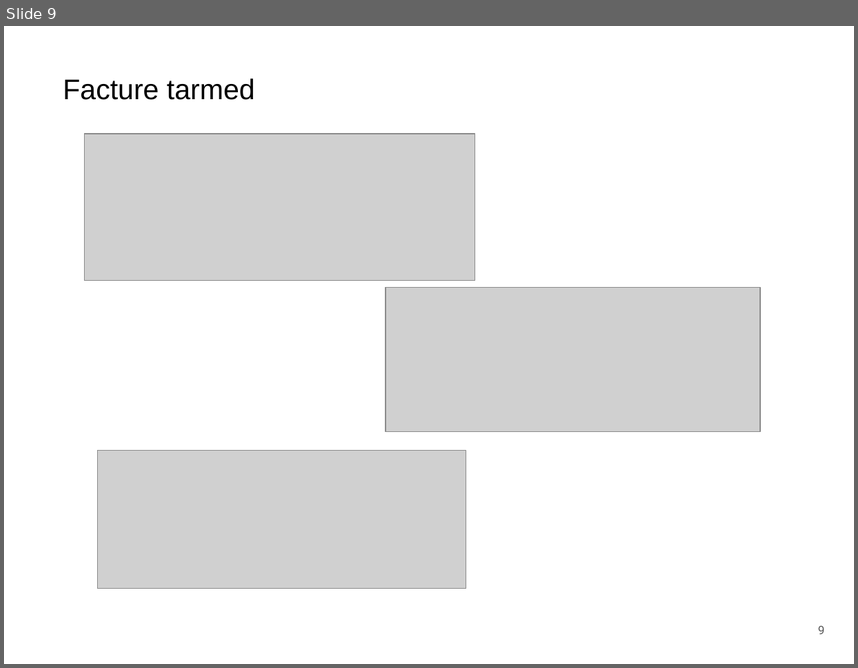
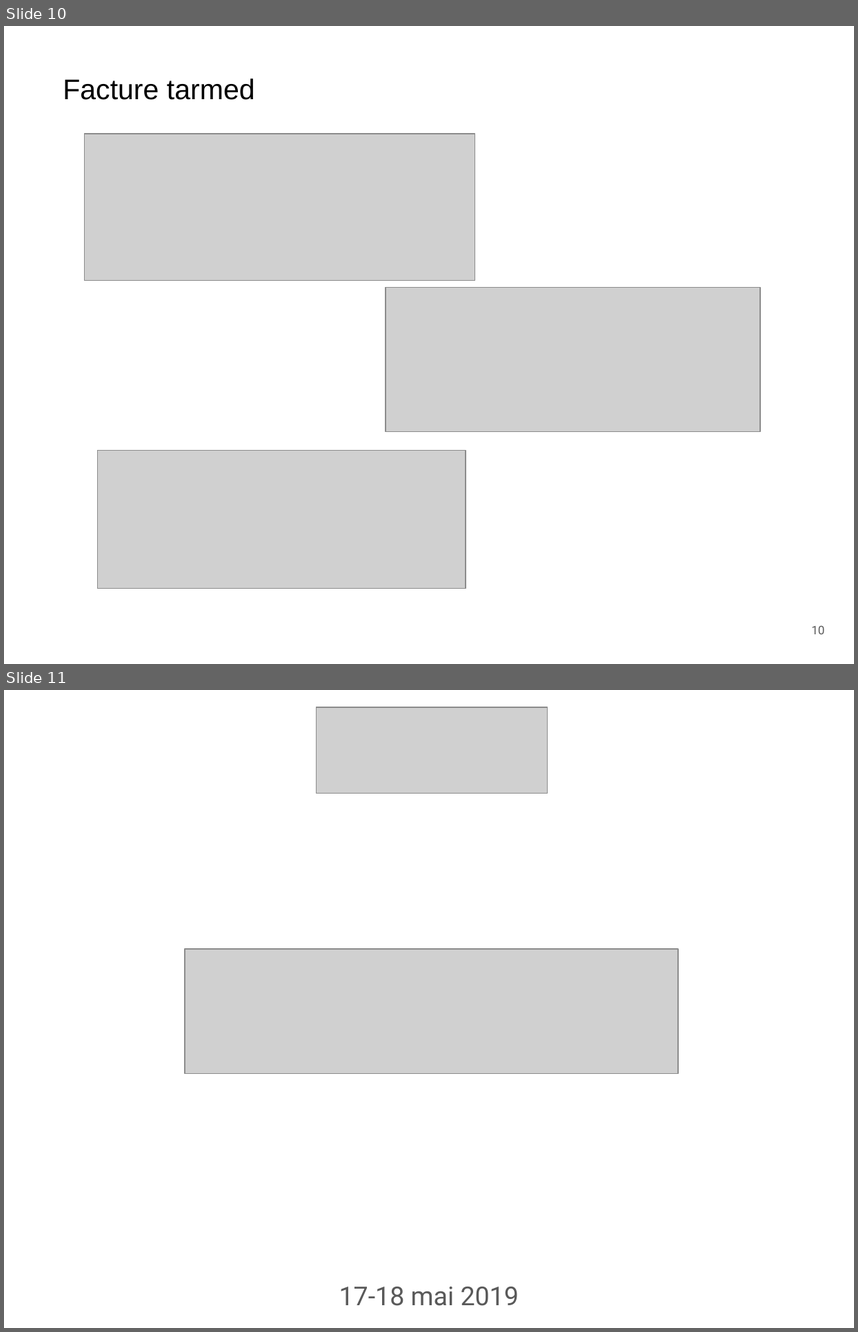
Before and after one commit to giodemaio/hackathonGM, a slide deck: GM IT Hackathon PITCH Doc Time.pptx. Shown one above the other, each under a label of ours: slide 9 before the commit, slides 10 and 11 after it. The pictures are 858x668 and 858x1332 pixels, drawn with LibreOffice and Linux fonts; fonts in the diff are those of the drawing; grey boxes stand for pictures; background and template pictures are left out. Boxes give left, top, right and bottom in pixels: in the first picture for what was removed or moved away, otherwise in the second. Text is boxed around its words. In the diff, an @@ line names an element or a change of style, - is before the commit and + after.

```diff
--- a/GM IT Hackathon PITCH Doc Time.pptx
+++ b/GM IT Hackathon PITCH Doc Time.pptx
@@ slide 11 added at (x1=4, y1=690, x2=854, y2=1328), background picture (left out) @@
@@ picture added at (x1=316, y1=707, x2=547, y2=793) @@
@@ picture added at (x1=185, y1=949, x2=678, y2=1072) @@
@@ text added at (x1=339, y1=1286, x2=519, y2=1305), 22 pt, text #595959 @@
+17-18 mai 2019
@@ what was slide 9 is now slide 10 @@
@@ page number at (x1=811, y1=625, x2=824, y2=634): text changed @@
-9
+10
```
Also in this commit, not shown: 2 slides changed, 2 other slides added, 2 slides removed.
